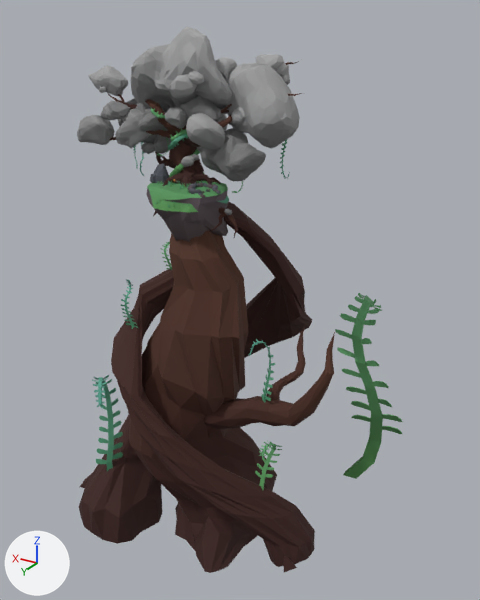
Two versions of the FBX model Game/Assets/Resources/Graphic/BG/lobby/Iland_001.FBX, one commit apart.
Camera for both pictures: a 50 mm lens placed at (-26.1, 36.2, 10.5), pointed at (-2.2, -3.5, -9.4). Every picture has the same lights, and +X, +Y and +Z are marked at lower left.

Names of what the first picture shows: 'Iland_001'.
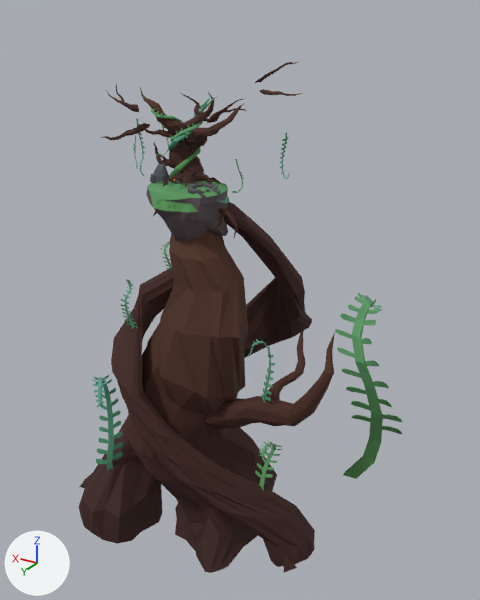
Boxes (x1, y1, x2, y2) around the edits, measured in the pictures (480 x 600 px):
'Iland_001', reshaped (6% shorter): before (77, 27, 403, 573); after (79, 61, 403, 573)
part 1 of me_mesh, deleted: before (89, 27, 300, 167)
part 2 of me_mesh, cut back: before (77, 96, 266, 218); after (125, 106, 243, 217)

What the commit changed:
me_mesh is used by ob_iland_001; location (0.0, 0.0, 0.0).
me_mesh had 17680 vertices, 31942 faces and spanned x -14.2..9.7, y -14.0..6.8, z -28.3..9.8.
me_mesh now has 12439 vertices, 21564 faces and spans x -14.2..9.7, y -14.0..6.8, z -28.3..7.9.
me_mesh part 1: 16 loose pieces with 2846 vertices, spanning x -7.5..7.5, y -6.4..1.6, z 1.0..9.8, are deleted.
me_mesh part 2: 21 vertices moved within x -3.6..5.8, y -1.8..0.9, z -1.4..4.8; 2395 vertices removed from x -5.8..8.2, y -2.5..2.1, z -1.6..5.7.
